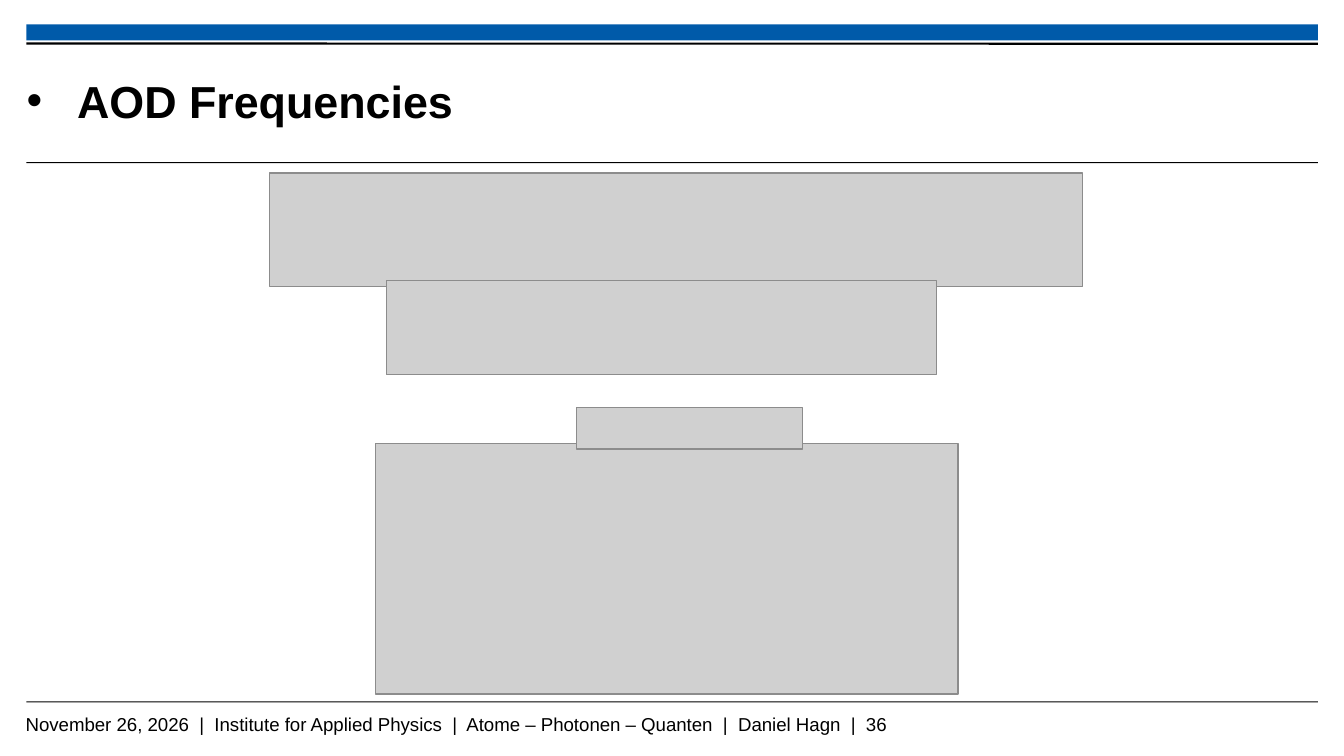
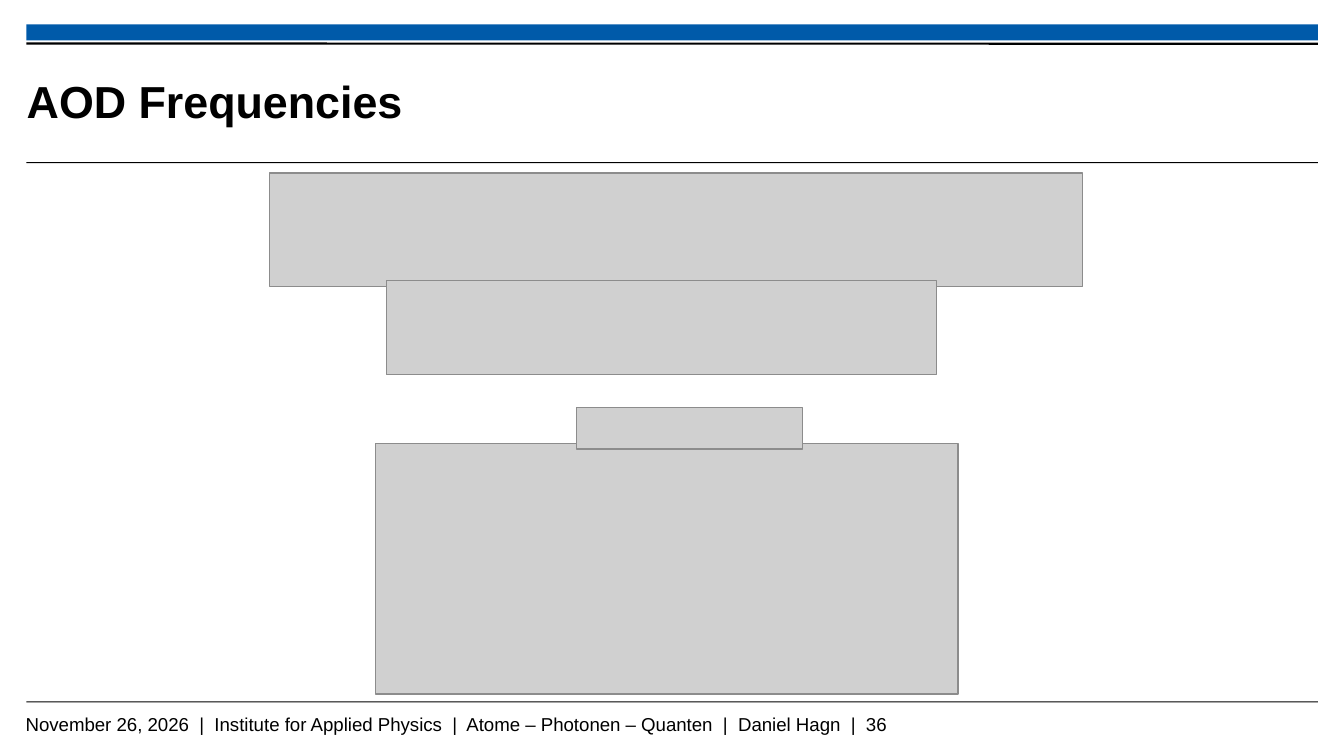
Before and after one commit to Daniel-Hagn-physik/Masterthesis_Backup, a slide deck: slide 36 of Hagn_Daniel_Mastervortrag.pptx. Drawn at 1344x756 pixels with LibreOffice and Linux fonts; fonts in the diff are those of the drawing; grey boxes stand for pictures; background and template pictures are left out. Boxes give left, top, right and bottom in pixels: in the first picture for what was removed or moved away, otherwise in the second. Text is boxed around its words. In the diff, an @@ line names an element or a change of style, - is before the commit and + after.

```diff
--- a/Hagn_Daniel_Mastervortrag.pptx
+++ b/Hagn_Daniel_Mastervortrag.pptx
@@ title "AOD Frequencies" at [27,85,403,126]: bullet • to none @@
```
Also in this commit, not shown: 6 other slides changed.
